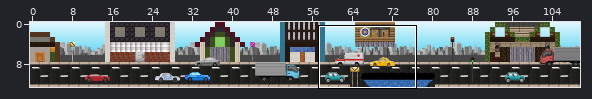
Level history. Tiled map: proyecto2/assets/Level1/level1.tmx. Above: a wide view before the commit, with the close-up outlined.
Close-up. Old version:
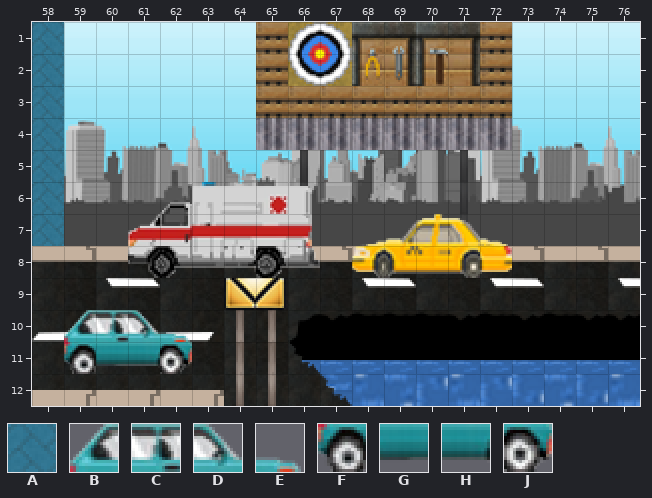
Cells are 16x16 px. Shown: x 58..76, y 1..12. The commit also changed other parts of the map, which this record leaves out.
Key: from "tileset_final": A 415, B 606, C 607, D 608, E 609, F 639, G 640, H 641, J 642.
_ is an empty cell.
Layers that did not change in this view are not listed.
Layer "Buildings" before, first column x 58:
 1 A__________________
 2 A__________________
 3 A__________________
 4 A__________________
 5 A__________________
 6 A__________________
 7 A__________________
 8 ___________________
 9 ___________________
10 ___________________
11 ___________________
12 ___________________
Layer "VehiclesCollision" before, first column x 58:
 1 ___________________
 2 ___________________
 3 ___________________
 4 ___________________
 5 ___________________
 6 ___________________
 7 ___________________
 8 ___________________
 9 ___________________
10 _BCDE______________
11 _FGHJ______________
12 ___________________
The same view after the edit:
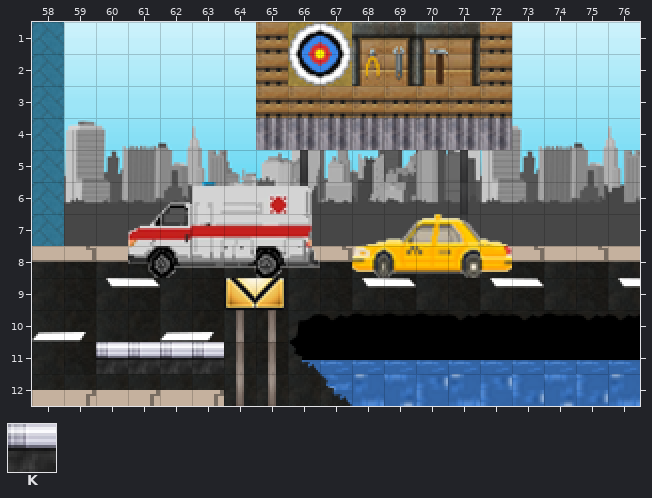
Further tiles: from "tileset_final": K 342.
Edits made:
Layer "Buildings":
Tile K is added in row 11 at x 60 to 63.
Layer "VehiclesCollision":
The edit erases tile B in row 10 at x 59.
The edit erases tile C in row 10 at x 60.
The edit erases tile D in row 10 at x 61.
The edit erases tile E in row 10 at x 62.
The edit erases tile F in row 11 at x 59.
The edit erases tile G in row 11 at x 60.
The edit erases tile H in row 11 at x 61.
The edit erases tile J in row 11 at x 62.
Where, in picture pixels (left, top, right, bottom), the same in both close-ups:
changed: (64, 310, 224, 374)
